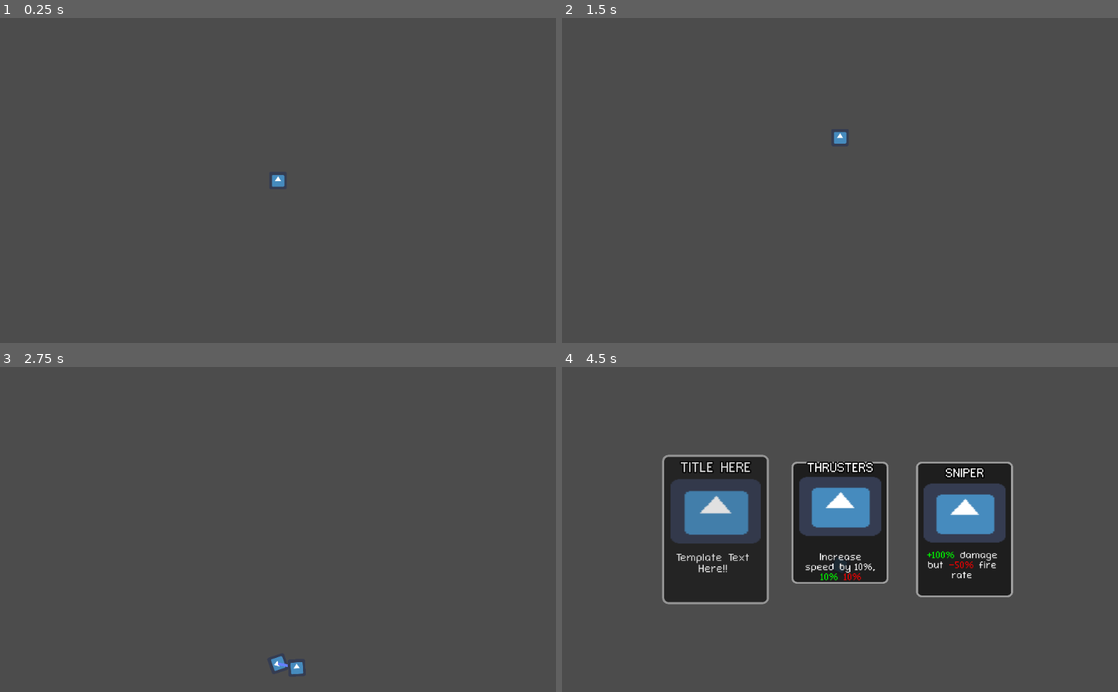
Above: before the commit, frames 1-4 (two rows, left to right).
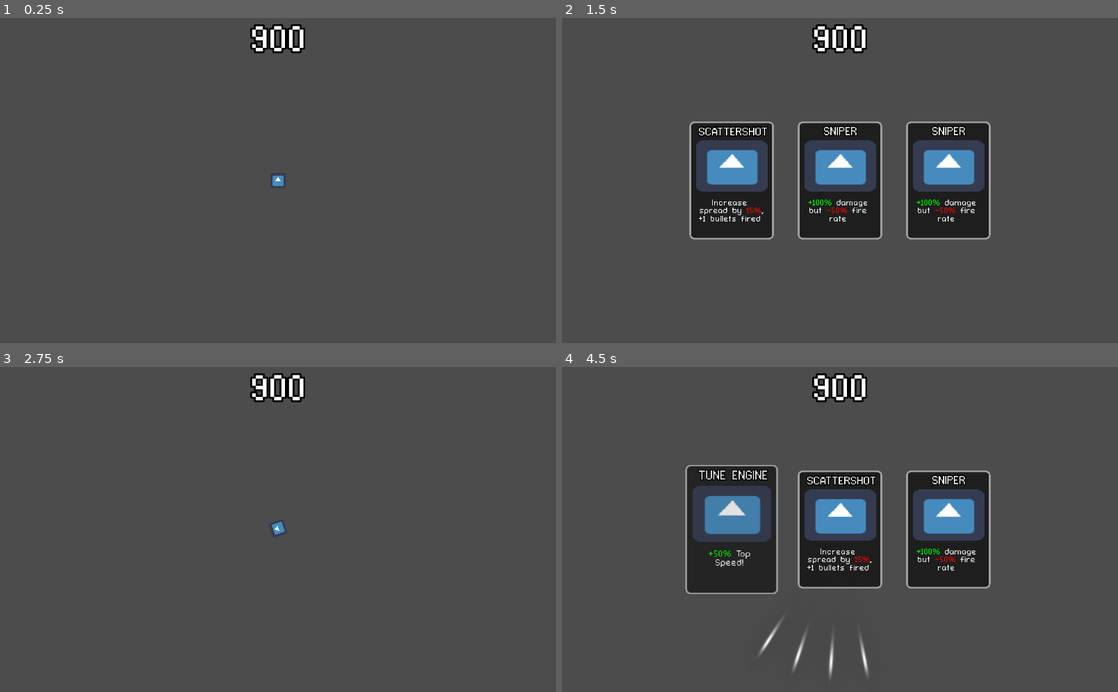
Above: after the commit, the same moments.

Repository: Jetpackjules/VP_Game_Jam
Game: Godot game, scene res://Main.tscn
The game is run twice, just before and just after one commit, with the same random seed, the same clock (stepped at 60 frames per second) and the same inputs. The engine's default icon, where the game draws it, is replaced by a stand-in: a white triangle on a blue panel in a dark square.
Inputs (mouse positions are in pixels of both pictures, inside the frame that each line leads up to):
- Up to frame 1 (0.25 s): no input
- Up to frame 2 (1.5 s): tap Enter at 0.5 s; move the mouse to (812, 245) at 0.52 s; hold Up (ui_up) from 0.53 s (still down); tap F (cards_toggle) at 0.6 s; click (812, 245) at 0.67 s; tap Space (ui_select) at 0.77 s; move the mouse to (1006, 229) at 1.27 s; tap W (increase_bullets) at 1.35 s; click (1006, 229) at 1.42 s
- Up to frame 3 (2.75 s): tap Space (ui_select) at 1.52 s; move the mouse to (111, 480) at 2.02 s; release Up (ui_up) at 2.03 s; hold Left (ui_left) from 2.03 s (still down); tap F (cards_toggle) at 2.1 s; click (111, 480) at 2.17 s
- Up to frame 4 (4.5 s): move the mouse to (867, 529) at 2.77 s; tap W (increase_bullets) at 2.85, 4.35 s; click (867, 529) at 2.92 s; tap Space (ui_select) at 3.02, 3.77, 4.25 s; move the mouse to (756, 448) at 3.52 s; tap F (cards_toggle) at 3.6 s; click (756, 448) at 3.67 s; move the mouse to (717, 529) at 4.27 s; release Left (ui_left) at 4.28 s; hold Right (ui_right) from 4.28 s (still down); click (717, 529) at 4.42 s

The runs differ from the first frame. In frame 1, 0.7% of the frame differs, in the area x 45-55%, y 1-52%; in frame 2, 14%; in frame 3, 0.9%; in frame 4, 16%, in the area x 18-82%, y 1-96%.

Commit message:
Added score system + a few more cards!

Diff:
--- a/Card_Container.gd
+++ b/Card_Container.gd
@@ -19,7 +19,7 @@
 
 #func toggle():
 #	if hidden:
-#		show_cards()
+#		show_cards()ff
 #	else:
 #		hide_cards()
 
@@ -40,7 +40,7 @@
 		dir.list_dir_begin()
 		var file_name = dir.get_next()
 		while file_name != "":
-			if file_name.ends_with(".tscn"):  # check if it's a scene file
+			if file_name.ends_with(".tscn") and not "Template" in file_name:  # check if it's a scene file
 				card_scenes.append(card_scenes_dir + file_name)
 			file_name = dir.get_next()
 
--- a/Cards/Card.gd
+++ b/Cards/Card.gd
@@ -25,6 +25,7 @@
 	if event is InputEventMouseButton and event.is_pressed() and event.button_index == BUTTON_LEFT:
 		print("Card clicked!")
 		bounce()
+		clicked = true
 		for card in get_parent().get_children():
 			if card != self:
 				card.disappear()
@@ -37,7 +38,6 @@
 	tween.interpolate_property(self, "rect_scale", jiggle_scale, Vector2(1.5,1.5), 0.4, Tween.TRANS_LINEAR, Tween.EASE_IN_OUT, 0.1)
 	tween.interpolate_property(self, "modulate", self.modulate, transparent, 0.5, Tween.TRANS_LINEAR, Tween.EASE_IN_OUT)
 	tween.start()
-	clicked = true
 
 func disappear():
 	tween.interpolate_property(self, "rect_scale", self.rect_scale, Vector2(0,0), 0.2, Tween.TRANS_LINEAR, Tween.EASE_IN_OUT, 0.1)
--- /dev/null
+++ b/Cards/Engine_Tune.gd
@@ -0,0 +1,5 @@
+extends "res://Cards/Card.gd"
+
+
+func apply_effect():
+	get_parent().player.max_speed *= 1.5
--- a/Cards/Card.tscn
+++ b/Cards/Engine_Tune.tscn
@@ -1,9 +1,9 @@
 [gd_scene load_steps=8 format=2]
 
-[ext_resource path="res://fonts/connection_ii/ConnectionII.tres" type="DynamicFont" id=1]
-[ext_resource path="res://Cards/Card.gd" type="Script" id=2]
-[ext_resource path="res://Enemy_icon.png" type="Texture" id=3]
-[ext_resource path="res://fonts/connection_ii/ConnectionII.otf" type="DynamicFontData" id=4]
+[ext_resource path="res://Cards/Engine_Tune.gd" type="Script" id=1]
+[ext_resource path="res://fonts/connection_ii/ConnectionII.tres" type="DynamicFont" id=2]
+[ext_resource path="res://fonts/connection_ii/ConnectionII.otf" type="DynamicFontData" id=3]
+[ext_resource path="res://Enemy_icon.png" type="Texture" id=4]
 [ext_resource path="res://Cards/Description.gd" type="Script" id=5]
 
 [sub_resource type="StyleBoxFlat" id=1]
@@ -22,16 +22,17 @@
 size = 45
 outline_size = 4
 outline_color = Color( 0, 0, 0, 1 )
-font_data = ExtResource( 4 )
+use_filter = true
+font_data = ExtResource( 3 )
 
 [node name="Card" type="Panel"]
 margin_right = 350.0
 margin_bottom = 500.0
-rect_min_size = Vector2( 350, 450 )
+rect_min_size = Vector2( 350, 500 )
 size_flags_horizontal = 0
 size_flags_vertical = 0
 custom_styles/panel = SubResource( 1 )
-script = ExtResource( 2 )
+script = ExtResource( 1 )
 
 [node name="Tween" type="Tween" parent="."]
 
@@ -44,48 +45,37 @@
 margin_top = -170.0
 margin_right = 149.0
 margin_bottom = 48.0
-texture = ExtResource( 3 )
+texture = ExtResource( 4 )
 
 [node name="Title" type="Label" parent="."]
 anchor_left = 0.5
 anchor_top = 0.5
 anchor_right = 0.5
 anchor_bottom = 0.5
-margin_left = -131.0
-margin_top = -225.0
-margin_right = 124.0
-margin_bottom = -102.0
+margin_left = -152.5
+margin_top = -230.0
+margin_right = 152.5
+margin_bottom = -181.0
 custom_fonts/font = SubResource( 2 )
-text = "Thrusters"
+text = "Tune Engine"
 align = 1
 autowrap = true
 uppercase = true
 
-[node name="Label" type="Label" parent="."]
-visible = false
+[node name="Description" type="RichTextLabel" parent="."]
 anchor_left = 0.5
 anchor_top = 0.5
 anchor_right = 0.5
 anchor_bottom = 0.5
-margin_left = -127.0
-margin_top = 76.0
-margin_right = 128.0
-margin_bottom = 199.0
-custom_fonts/font = ExtResource( 1 )
-text = "Increase speed by 10%"
-align = 1
-autowrap = true
-
-[node name="Description" type="RichTextLabel" parent="."]
-margin_left = 47.0
-margin_top = 334.0
-margin_right = 325.0
-margin_bottom = 480.0
-custom_fonts/normal_font = ExtResource( 1 )
+margin_left = -139.0
+margin_top = 77.0
+margin_right = 139.0
+margin_bottom = 223.0
+custom_fonts/normal_font = ExtResource( 2 )
 bbcode_enabled = true
-bbcode_text = "Increase speed by 10%, 10%+ 10%-"
-tab_size = 5
-text = "Increase speed by 10%, 10%+ 10%-"
+bbcode_text = "+50%+ Top Speed!"
+text = "+50%+ Top Speed!"
+scroll_active = false
 script = ExtResource( 5 )
 
 [connection signal="gui_input" from="." to="." method="_on_Card_gui_input"]
--- /dev/null
+++ b/Cards/Tune Thrusters.gd
@@ -0,0 +1,4 @@
+extends "res://Cards/Card.gd"
+
+func apply_effect():
+	get_parent().player.acceleration *= 1.2
--- /dev/null
+++ b/Cards/Tune Thrusters.tscn
@@ -0,0 +1,84 @@
+[gd_scene load_steps=8 format=2]
+
+[ext_resource path="res://Cards/Tune Thrusters.gd" type="Script" id=1]
+[ext_resource path="res://fonts/connection_ii/ConnectionII.tres" type="DynamicFont" id=2]
+[ext_resource path="res://fonts/connection_ii/ConnectionII.otf" type="DynamicFontData" id=3]
+[ext_resource path="res://Enemy_icon.png" type="Texture" id=4]
+[ext_resource path="res://Cards/Description.gd" type="Script" id=5]
+
+[sub_resource type="StyleBoxFlat" id=1]
+bg_color = Color( 0.0745098, 0.0745098, 0.0745098, 0.807843 )
+border_width_left = 7
+border_width_top = 7
+border_width_right = 7
+border_width_bottom = 7
+border_color = Color( 0.627451, 0.627451, 0.627451, 1 )
+corner_radius_top_left = 20
+corner_radius_top_right = 20
+corner_radius_bottom_right = 20
+corner_radius_bottom_left = 20
+
+[sub_resource type="DynamicFont" id=2]
+size = 45
+outline_size = 4
+outline_color = Color( 0, 0, 0, 1 )
+use_filter = true
+font_data = ExtResource( 3 )
+
+[node name="Card" type="Panel"]
+margin_right = 350.0
+margin_bottom = 500.0
+rect_min_size = Vector2( 350, 500 )
+size_flags_horizontal = 0
+size_flags_vertical = 0
+custom_styles/panel = SubResource( 1 )
+script = ExtResource( 1 )
+
+[node name="Tween" type="Tween" parent="."]
+
+[node name="NinePatchRect" type="NinePatchRect" parent="."]
+anchor_left = 0.5
+anchor_top = 0.5
+anchor_right = 0.5
+anchor_bottom = 0.5
+margin_left = -148.0
+margin_top = -170.0
+margin_right = 149.0
+margin_bottom = 48.0
+texture = ExtResource( 4 )
+
+[node name="Title" type="Label" parent="."]
+anchor_left = 0.5
+anchor_top = 0.5
+anchor_right = 0.5
+anchor_bottom = 0.5
+margin_left = -152.5
+margin_top = -230.0
+margin_right = 152.5
+margin_bottom = -181.0
+custom_fonts/font = SubResource( 2 )
+text = "Tune Thrust"
+align = 1
+autowrap = true
+uppercase = true
+
+[node name="Description" type="RichTextLabel" parent="."]
+anchor_left = 0.5
+anchor_top = 0.5
+anchor_right = 0.5
+anchor_bottom = 0.5
+margin_left = -139.0
+margin_top = 77.0
+margin_right = 139.0
+margin_bottom = 223.0
+custom_fonts/normal_font = ExtResource( 2 )
+bbcode_enabled = true
+bbcode_text = "+20%+ Acceleration"
+text = "+20%+ Acceleration"
+scroll_active = false
+script = ExtResource( 5 )
+
+[connection signal="gui_input" from="." to="." method="_on_Card_gui_input"]
+[connection signal="mouse_entered" from="." to="." method="_on_Card_mouse_entered"]
+[connection signal="mouse_exited" from="." to="." method="_on_Card_mouse_exited"]
+[connection signal="tween_all_completed" from="Tween" to="." method="_on_Tween_tween_all_completed"]
--- a/Enemies/Enemy.gd
+++ b/Enemies/Enemy.gd
@@ -51,6 +51,7 @@
 
 func die():
 	player.enemies.erase(self)
+	Score.increase_score(10)
 	if player.closest_enemy == self:
 		player.closest_enemy = null
 	queue_free()
--- a/Main.tscn
+++ b/Main.tscn
@@ -1,13 +1,25 @@
-[gd_scene load_steps=7 format=2]
+[gd_scene load_steps=10 format=2]
 
 [ext_resource path="res://icon.png" type="Texture" id=1]
 [ext_resource path="res://Player/Player.gd" type="Script" id=2]
 [ext_resource path="res://Water_Shader.tres" type="Material" id=3]
+[ext_resource path="res://fonts/connection_ii/ConnectionII.otf" type="DynamicFontData" id=4]
 [ext_resource path="res://Enemy_Spawner.gd" type="Script" id=5]
+[ext_resource path="res://Score.gd" type="Script" id=6]
 [ext_resource path="res://Card_Container.gd" type="Script" id=7]
 
 [sub_resource type="RectangleShape2D" id=3]
 extents = Vector2( 32, 32 )
+
+[sub_resource type="DynamicFont" id=4]
+size = 150
+outline_size = 8
+outline_color = Color( 0, 0, 0, 1 )
+use_filter = true
+extra_spacing_top = 1
+extra_spacing_bottom = 1
+extra_spacing_char = 1
+font_data = ExtResource( 4 )
 
 [node name="Main" type="Node2D"]
 scale = Vector2( 1.02003, 1 )
@@ -61,6 +73,18 @@
 alignment = 1
 script = ExtResource( 7 )
 
+[node name="Score" type="Label" parent="."]
+anchor_left = 0.5
+anchor_right = 0.5
+margin_left = -822.5
+margin_top = -671.0
+margin_right = 822.5
+margin_bottom = -519.0
+custom_fonts/font = SubResource( 4 )
+text = "900"
+align = 1
+script = ExtResource( 6 )
+
 [node name="Camera2D" type="Camera2D" parent="."]
 current = true
-zoom = Vector2( 2, 2 )
+zoom = Vector2( 2.3, 2.3 )
--- a/Player/Player.gd
+++ b/Player/Player.gd
@@ -24,6 +24,7 @@
 
 func _input(event):
 	if Input.is_action_just_pressed("ui_select"):
+#		Score.increase_score(10)
 		if closest_enemy != null:
 			enemies.erase(closest_enemy)
 			closest_enemy.queue_free()  # Remove the enemy from the scene
--- /dev/null
+++ b/Score.gd
@@ -0,0 +1,52 @@
+extends Label
+
+# Current score
+var score = 0
+
+# Tween for animations
+var tween = Tween.new()
+
+# Original position
+var original_pos = Vector2.ZERO
+
+func _ready():
+	# Store the original position
+	original_pos = self.rect_position
+
+	# Add the tween to the scene
+	self.add_child(tween)
+
+	# Initialize the random number generator
+	randomize()
+
+#func _process(delta):
+#	# Just for testing, increase the score every second
+#	if OS.get_ticks_msec() % 1000 < delta * 1000:
+#		increase_score(10)
+
+func increase_score(amount):
+	# Increase the score
+	score += amount
+
+	# Update the label
+	self.text = str(score)
+
+	# Start the animations
+	start_animations(amount)
+
+func start_animations(amount):
+	# Calculate the shake intensity based on the score increase
+	var shake_intensity = amount * .7
+
+	# Cancel any ongoing animations
+	tween.stop_all()
+
+	# Shake along the x and y axes
+	for i in range(3):
+		var delay = i * 0.05
+		var offset = Vector2(rand_range(-shake_intensity, shake_intensity), rand_range(-shake_intensity, shake_intensity))
+		tween.interpolate_property(self, "rect_position", self.rect_position, self.rect_position + offset, 0.05, Tween.TRANS_LINEAR, delay)
+		tween.interpolate_property(self, "rect_position", self.rect_position + offset, original_pos, 0.05, Tween.TRANS_LINEAR, delay + 0.05)
+
+	# Start the tween
+	tween.start()
--- a/project.godot
+++ b/project.godot
@@ -17,6 +17,12 @@
 [autoload]
 
 Global="*res://Global.gd"
+Score="*res://Score.gd"
+
+[display]
+
+window/stretch/mode="2d"
+window/stretch/aspect="keep"
 
 [gui]
 
